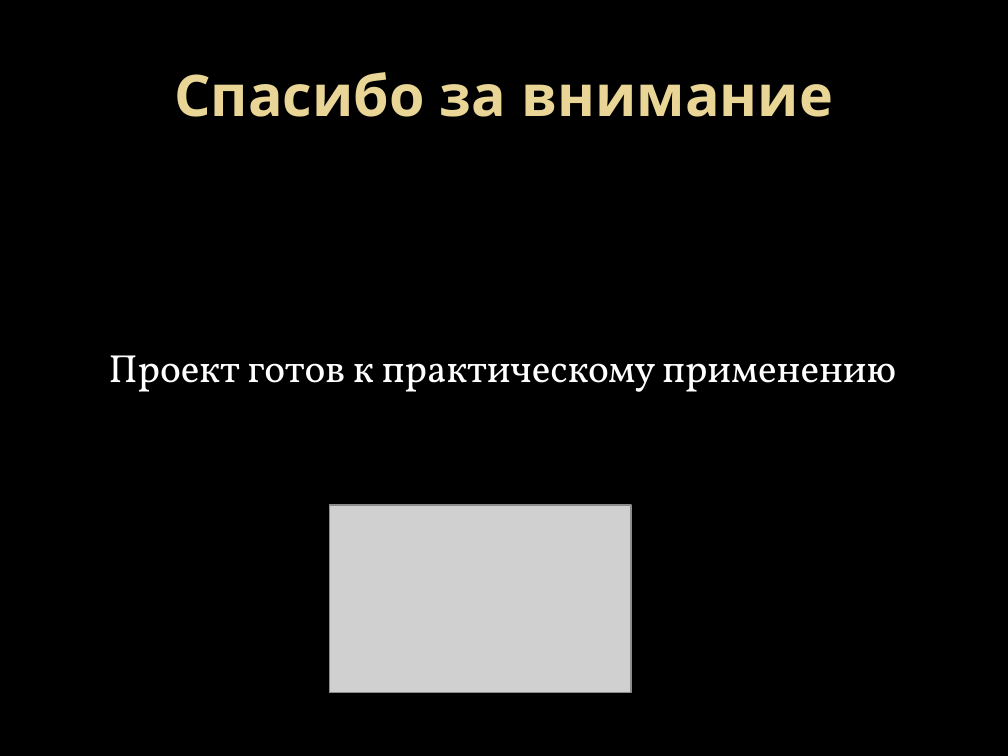
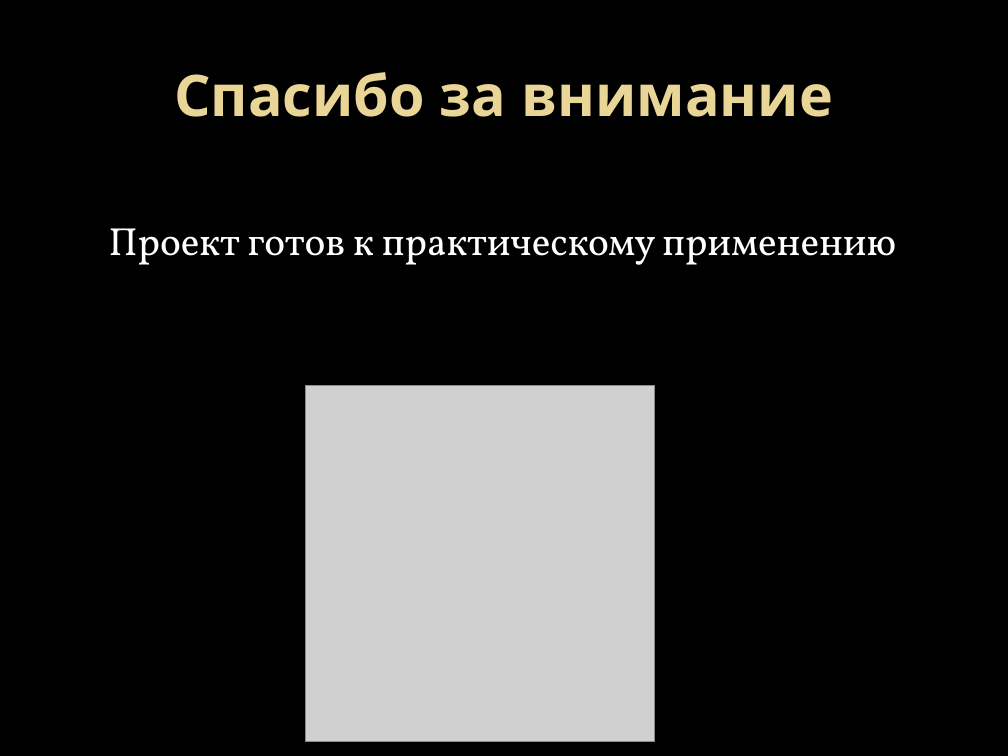
Before and after one commit to Ivan9005/autoexpert-bot, a slide deck: slide 18 of presentation/presentation_fixed.pptx (slide 16 before the commit). Drawn at 1008x756 pixels with LibreOffice and Linux fonts; fonts in the diff are those of the drawing; grey boxes stand for pictures; background and template pictures are left out. Boxes give left, top, right and bottom in pixels: in the first picture for what was removed or moved away, otherwise in the second. Text is boxed around its words. In the diff, an @@ line names an element or a change of style, - is before the commit and + after.

```diff
--- a/presentation/presentation_fixed.pptx
+++ b/presentation/presentation_fixed.pptx
@@ text "Проект готов к практическому применению": place and size @@
-text "Проект готов к практическому применению" at (109, 355, 896, 392)
+text "Проект готов к практическому применению" at (109, 228, 896, 265)
@@ picture added at (305, 386, 654, 742) @@
@@ picture removed at (330, 505, 631, 692) @@
```
Also in this commit, not shown: 2 other slides changed, 2 slides added, 1 other file.
